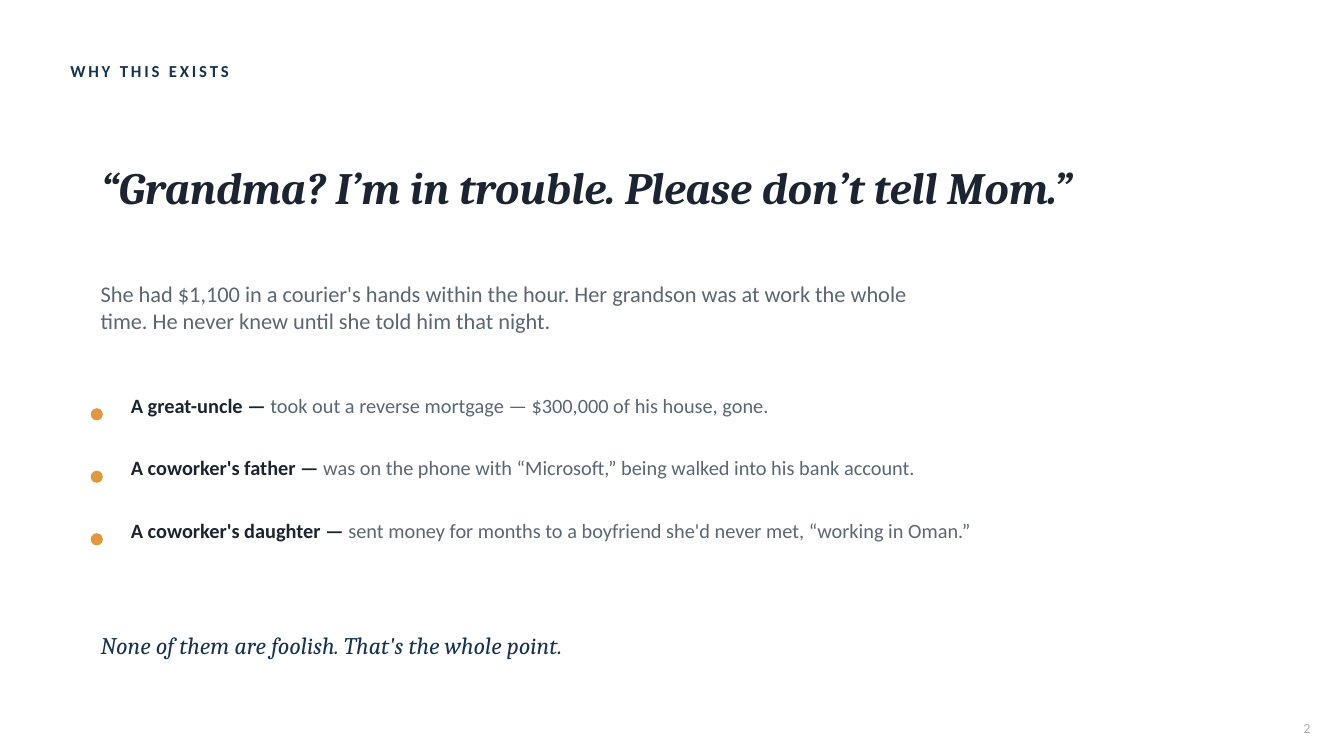
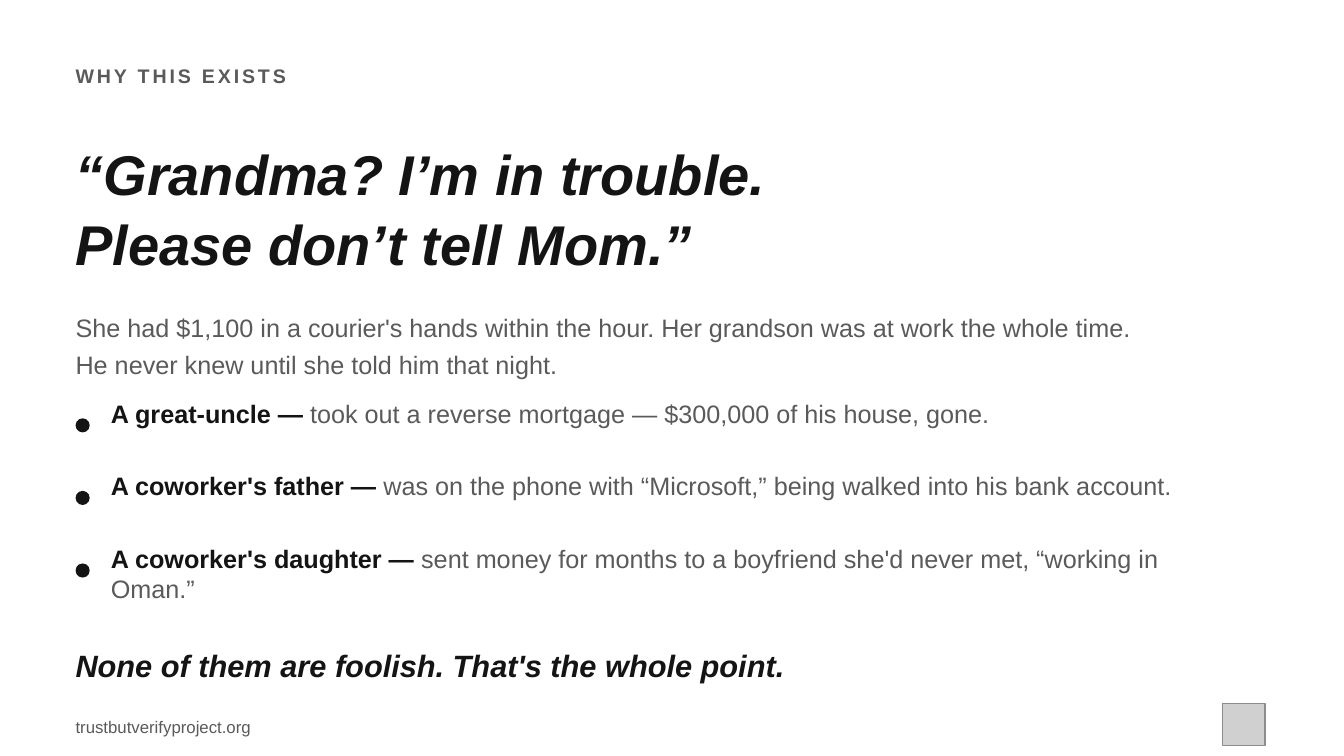
Before and after one commit to brettmorrison/trust-but-verify, a slide deck: slide 2 of formats/talk/trust-but-verify-for-family.pptx. Drawn at 1344x756 pixels with LibreOffice and Linux fonts; fonts in the diff are those of the drawing; grey boxes stand for pictures. Boxes give left, top, right and bottom in pixels: in the first picture for what was removed or moved away, otherwise in the second. Text is boxed around its words. In the diff, an @@ line names an element or a change of style, - is before the commit and + after.

```diff
--- a/formats/talk/trust-but-verify-for-family.pptx
+++ b/formats/talk/trust-but-verify-for-family.pptx
@@ text "WHY THIS EXISTS" at (x1=76, y1=69, x2=286, y2=83): size 12 to 14 pt, font Calibri to Arial, text colour #16324F to #5A5A5A @@
@@ text at (x1=76, y1=154, x2=765, y2=266): text changed; size 32 to 40 pt; font Cambria to Arial; text colour #1B2430 to #141414 @@
-“Grandma? I’m in trouble. Please don’t tell Mom.”
+“Grandma? I’m in trouble.
+Please don’t tell Mom.”
@@ text "She had $1,100 in a ..." moved from (x1=101, y1=286, x2=907, y2=333) to (x1=76, y1=318, x2=1131, y2=379) @@
@@ text "She had $1,100 in a ..." at (x1=76, y1=318, x2=1131, y2=379): size 16 to 18 pt, font Calibri to Arial, text colour #5B6672 to #5A5A5A; line spacing 1 to 26pt @@
@@ ellipse moved from (x1=91, y1=408, x2=103, y2=420) to (x1=76, y1=418, x2=90, y2=433) @@
@@ text "A great-uncle — took out ..." moved from (x1=131, y1=398, x2=768, y2=417) to (x1=111, y1=404, x2=989, y2=429) @@
@@ text "A great-uncle — took out ..." at (x1=111, y1=404, x2=989, y2=429): size 14.5 to 18 pt, font Calibri to Arial; text colour #1B2430 to #141414 in "A great-uncle —"; text colour #5B6672 to #5A5A5A in "took out a reverse mortgage — $300,000 ..." @@
@@ text "A coworker's father — was ..." moved from (x1=131, y1=460, x2=915, y2=479) to (x1=111, y1=476, x2=1171, y2=500) @@
@@ text "A coworker's father — was ..." at (x1=111, y1=476, x2=1171, y2=500): size 14.5 to 18 pt, font Calibri to Arial; text colour #1B2430 to #141414 in "A coworker's father —"; text colour #5B6672 to #5A5A5A in "was on the phone with “Microsoft,” being ..." @@
@@ ellipse moved from (x1=91, y1=471, x2=103, y2=483) to (x1=76, y1=491, x2=90, y2=505) @@
@@ fill #E0973D to #141414 in 3 elements at (x1=76, y1=418, x2=90, y2=433), (x1=76, y1=491, x2=90, y2=505), (x1=76, y1=564, x2=90, y2=578) @@
@@ ellipse moved from (x1=91, y1=533, x2=103, y2=545) to (x1=76, y1=564, x2=90, y2=578) @@
@@ text "A coworker's daughter — sent ..." moved from (x1=131, y1=523, x2=970, y2=542) to (x1=111, y1=549, x2=1158, y2=598) @@
@@ text "A coworker's daughter — sent ..." at (x1=111, y1=549, x2=1158, y2=598): size 14.5 to 18 pt, font Calibri to Arial; text colour #1B2430 to #141414 in "A coworker's daughter —"; text colour #5B6672 to #5A5A5A in "sent money for months to a boyfriend ..." @@
@@ text "None of them are foolish. ..." moved from (x1=101, y1=637, x2=562, y2=660) to (x1=76, y1=654, x2=785, y2=683) @@
@@ text "None of them are foolish. ..." at (x1=76, y1=654, x2=785, y2=683): size 17 to 22 pt, font Cambria to Arial, text colour #16324F to #141414, bold on @@
@@ picture added at (x1=1223, y1=704, x2=1265, y2=746) @@
@@ text added at (x1=76, y1=721, x2=251, y2=737), 12 pt, text #5A5A5A @@
+trustbutverifyproject.org
@@ text removed at (x1=1303, y1=724, x2=1310, y2=733) @@
-2
```
Also in this commit, not shown: 11 other slides changed, 14 other files.
